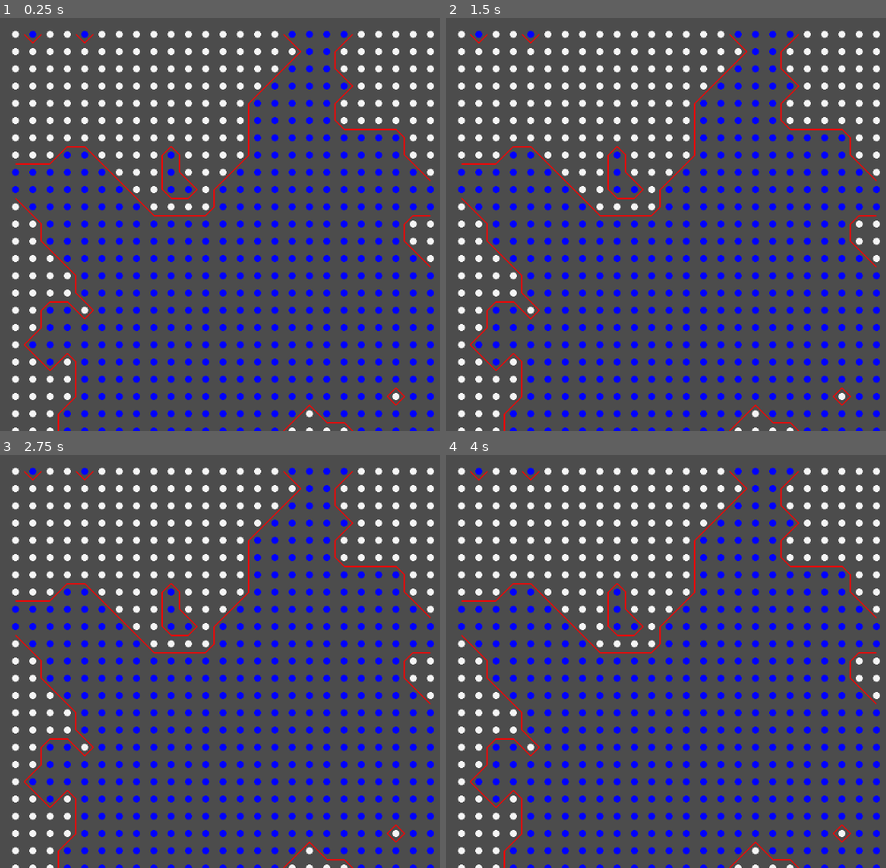
Above: before the commit, frames 1-4 (two rows, left to right).
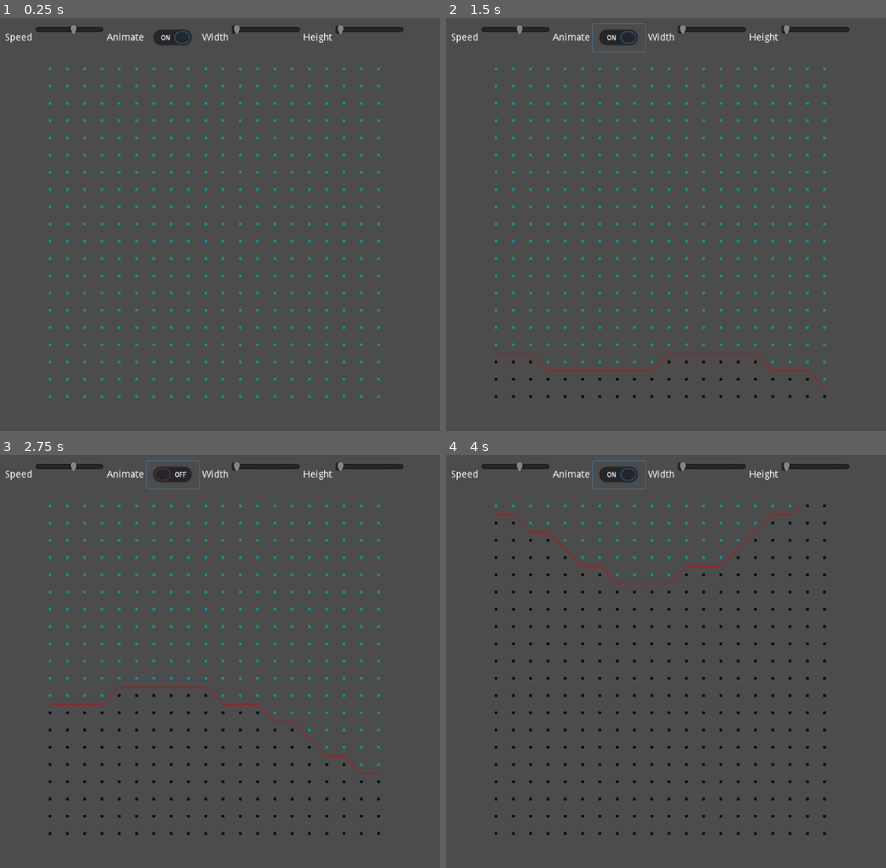
Above: after the commit, the same moments.

Repository: NathanaelMangold/Godot-Marching-Squares
Game: Godot game, scene res://scenes/MarchingSquares.tscn
Two runs of this game, one before a commit and one after it. Both use one fixed random seed, a clock stepped at 60 frames per second and the inputs below.
Inputs (mouse positions are in pixels of both pictures, inside the frame that each line leads up to):
- Up to frame 1 (0.25 s): no input
- Up to frame 2 (1.5 s): click (617, 38) at 0.52 s; click (617, 38) at 1.27 s
- Up to frame 3 (2.75 s): click (171, 475) at 2.02 s
- Up to frame 4 (4 s): tap Enter at 2.75 s

The runs differ from the first frame. In frame 1, 17% of the frame differs, in the area x 1-99%, y 1-100%; in frame 2, 17%; in frame 3, 17%; in frame 4, 17%.

Commit message:
Added UI and cleaned up code

Diff:
--- a/Marching Squares/scenes/MarchingSquares.tscn
+++ b/Marching Squares/scenes/MarchingSquares.tscn
@@ -1,14 +1,138 @@
-[gd_scene load_steps=2 format=2]
+[gd_scene load_steps=3 format=2]
 
 [ext_resource path="res://scripts/MarchingSquares.gd" type="Script" id=1]
+[ext_resource path="res://scripts/MarchingSquareController.gd" type="Script" id=2]
 
 [node name="Root" type="Node2D"]
 script = ExtResource( 1 )
-sizeX = 25
-sizeY = 25
-gridScale = 25
-offsetX = 25
-offsetY = 25
+dotColorFilled = Color( 0, 0.0705882, 0.0980392, 1 )
+dotColorEmpty = Color( 0.0392157, 0.576471, 0.588235, 1 )
+lineColor = Color( 0.607843, 0.133333, 0.14902, 1 )
 
 [node name="Camera2D" type="Camera2D" parent="."]
 position = Vector2( 512, 300 )
+
+[node name="OffsetMoveTimer" type="Timer" parent="."]
+wait_time = 0.1
+
+[node name="MarginContainer" type="MarginContainer" parent="."]
+anchor_right = 1.0
+margin_left = 10.0
+margin_top = 10.0
+margin_right = 10.0
+margin_bottom = 10.0
+__meta__ = {
+"_edit_use_anchors_": false
+}
+
+[node name="UIControlPanel" type="Panel" parent="MarginContainer"]
+margin_right = 577.0
+margin_bottom = 40.0
+script = ExtResource( 2 )
+__meta__ = {
+"_edit_use_anchors_": false
+}
+
+[node name="ControlContainer" type="HBoxContainer" parent="MarginContainer/UIControlPanel"]
+anchor_bottom = 0.5
+alignment = 1
+__meta__ = {
+"_edit_use_anchors_": false
+}
+
+[node name="Speed" type="HBoxContainer" parent="MarginContainer/UIControlPanel/ControlContainer"]
+margin_right = 143.0
+margin_bottom = 40.0
+size_flags_horizontal = 3
+alignment = 1
+
+[node name="SpeedLabel" type="Label" parent="MarginContainer/UIControlPanel/ControlContainer/Speed"]
+margin_top = 13.0
+margin_right = 39.0
+margin_bottom = 27.0
+text = "Speed"
+
+[node name="SpeedSlider" type="HSlider" parent="MarginContainer/UIControlPanel/ControlContainer/Speed"]
+margin_left = 43.0
+margin_right = 143.0
+margin_bottom = 16.0
+rect_min_size = Vector2( 100, 0 )
+min_value = 0.01
+max_value = 0.2
+step = 0.01
+value = 0.12
+__meta__ = {
+"_edit_use_anchors_": false
+}
+
+[node name="Animate" type="HBoxContainer" parent="MarginContainer/UIControlPanel/ControlContainer"]
+margin_left = 147.0
+margin_right = 281.0
+margin_bottom = 40.0
+size_flags_horizontal = 3
+
+[node name="AnimateLabel" type="Label" parent="MarginContainer/UIControlPanel/ControlContainer/Animate"]
+margin_top = 13.0
+margin_right = 54.0
+margin_bottom = 27.0
+text = "Animate"
+
+[node name="AnimateCheckButton" type="CheckButton" parent="MarginContainer/UIControlPanel/ControlContainer/Animate"]
+margin_left = 58.0
+margin_right = 134.0
+margin_bottom = 40.0
+pressed = true
+
+[node name="SizeX" type="HBoxContainer" parent="MarginContainer/UIControlPanel/ControlContainer"]
+margin_left = 285.0
+margin_right = 427.0
+margin_bottom = 40.0
+size_flags_horizontal = 3
+
+[node name="SizeXLabel" type="Label" parent="MarginContainer/UIControlPanel/ControlContainer/SizeX"]
+margin_top = 13.0
+margin_right = 38.0
+margin_bottom = 27.0
+text = "Width"
+
+[node name="SizeXSlider" type="HSlider" parent="MarginContainer/UIControlPanel/ControlContainer/SizeX"]
+margin_left = 42.0
+margin_right = 142.0
+margin_bottom = 16.0
+rect_min_size = Vector2( 100, 0 )
+min_value = 10.0
+max_value = 70.0
+value = 10.0
+__meta__ = {
+"_edit_use_anchors_": false
+}
+
+[node name="SizeY" type="HBoxContainer" parent="MarginContainer/UIControlPanel/ControlContainer"]
+margin_left = 431.0
+margin_right = 577.0
+margin_bottom = 40.0
+size_flags_horizontal = 3
+
+[node name="SizeYLabel" type="Label" parent="MarginContainer/UIControlPanel/ControlContainer/SizeY"]
+margin_top = 13.0
+margin_right = 42.0
+margin_bottom = 27.0
+text = "Height"
+
+[node name="SizeYSlider" type="HSlider" parent="MarginContainer/UIControlPanel/ControlContainer/SizeY"]
+margin_left = 46.0
+margin_right = 146.0
+margin_bottom = 16.0
+rect_min_size = Vector2( 100, 0 )
+min_value = 10.0
+max_value = 38.0
+value = 10.0
+__meta__ = {
+"_edit_use_anchors_": false
+}
+
+[connection signal="timeout" from="OffsetMoveTimer" to="MarginContainer/UIControlPanel" method="_on_OffsetMoveTimer_timeout"]
+[connection signal="value_changed" from="MarginContainer/UIControlPanel/ControlContainer/Speed/SpeedSlider" to="MarginContainer/UIControlPanel" method="_on_SpeedSlider_value_changed"]
+[connection signal="toggled" from="MarginContainer/UIControlPanel/ControlContainer/Animate/AnimateCheckButton" to="MarginContainer/UIControlPanel" method="_on_AnimateCheckButton_toggled"]
+[connection signal="value_changed" from="MarginContainer/UIControlPanel/ControlContainer/SizeX/SizeXSlider" to="MarginContainer/UIControlPanel" method="_on_SizeXSlider_value_changed"]
+[connection signal="value_changed" from="MarginContainer/UIControlPanel/ControlContainer/SizeY/SizeYSlider" to="MarginContainer/UIControlPanel" method="_on_SizeYSlider_value_changed"]
--- /dev/null
+++ b/Marching Squares/scripts/MarchingSquareController.gd
@@ -0,0 +1,34 @@
+extends Panel
+
+onready var offsetMoveTimer :Timer = get_parent().get_parent().get_node("OffsetMoveTimer")
+onready var marchingSquare = get_parent().get_parent()
+var offsetMoveTimerIsRunning :bool = true
+
+func _ready():
+	offsetMoveTimer.start()
+
+func incrementNoiseOffset() -> void:
+	marchingSquare.noiseOffsetVector += Vector2(1, 1)
+
+func _on_OffsetMoveTimer_timeout() -> void:
+	incrementNoiseOffset()
+	marchingSquare.updateValues()
+
+func _on_SpeedSlider_value_changed(value) -> void:
+	offsetMoveTimer.wait_time = clamp(value, 0, 1)
+
+	if (offsetMoveTimerIsRunning):
+		offsetMoveTimer.start()
+
+func _on_AnimateCheckButton_toggled(button_pressed) -> void:
+	offsetMoveTimerIsRunning = button_pressed
+	if (offsetMoveTimerIsRunning):
+		offsetMoveTimer.start()
+	else:
+		offsetMoveTimer.stop()
+
+func _on_SizeXSlider_value_changed(value) -> void:
+	marchingSquare.sizeX = int(clamp(value, 4, 200))
+
+func _on_SizeYSlider_value_changed(value) -> void:
+	marchingSquare.sizeY = int(clamp(value, 4, 200))
--- a/Marching Squares/scripts/MarchingSquares.gd
+++ b/Marching Squares/scripts/MarchingSquares.gd
@@ -1,17 +1,33 @@
 extends Node2D
 
-export var sizeX :int #Width
-export var sizeY :int #Height
-export var gridScale :int
+var sizeX :int = 20 	#Width
+var sizeY :int = 20 	#Height
+var gridScale :int = 25
 
-export var offsetX :int
-export var offsetY :int
-var offsetVector :Vector2
+var dotSize :float = 2.5
+var gridOffsetVector :Vector2 = Vector2(75, 75)
+
+# Noise function and configuration
 var noise :OpenSimplexNoise
+var noiseOctaves = 4
+var noisePeriod = 20.0
+var noisePersistence = 0.8
+var noiseOffsetVector = Vector2.ZERO
 
+# Colors for displaying
+export var dotColorFilled :Color
+export var dotColorEmpty :Color
+export var lineColor :Color
+
+# Value of each point that the Algorithm checks
 var matrix = []
+
+# All possible configurations for each square with the
+# corresponding connected points
 var configurations = {
-	0000: [],
+	0: [],
+	bin2int("1111"): [],
+
 	# 1 Dot
 	bin2int("0001"): ["e", "h"],
 	bin2int("0010"): ["e", "f"],
@@ -31,81 +47,70 @@
 	bin2int("0111"): ["h", "g"],
 	bin2int("1110"): ["h", "e"],
 	bin2int("1101"): ["e", "f"],
-	bin2int("1011"): ["g", "f"],
-
-	# 4 Dots
-	bin2int("1111"): []
+	bin2int("1011"): ["g", "f"]
 }
 
+func _ready() -> void:
+	# Randomize Godot Seed
+	randomize()
 
+	# Random Noise Function
+	noise = OpenSimplexNoise.new()
+	noise.seed = randi()
 
-func _ready():
-	offsetVector = Vector2(offsetX, offsetY)
-
-	noise = OpenSimplexNoise.new()
-	randomize()
-	noise.seed = randi()
-	noise.octaves = 4
-	noise.period = 20.0
-	noise.persistence = 0.8
-
-	print(configurations)
-
-	createGridWithRandomValues()
+func updateValues() -> void:
+	updateGridValues()
 	update()
 
-func _process(_delta):
-	pass
-
-func createGridWithRandomValues():
+# Updates the values in the grid with the current noise offset to make it "move"
+func updateGridValues() -> void:
 	matrix.clear()
 	matrix = []
 	for x in range(sizeX):
 		matrix.append([])
-		matrix[x].resize(sizeX)
+		matrix[x].resize(sizeY)
 
 		for y in range(sizeY):
-			var noiseValue = noise.get_noise_2d(x, y)
+			var noiseValue = noise.get_noise_2d(x + noiseOffsetVector.x, y + noiseOffsetVector.y)
 			if noiseValue > 0:
 				matrix[x][y] = 1
 			else:
 				matrix[x][y] = 0
 
-func _draw():
+func _draw() -> void:
 	# Dots
-	for x in range(sizeX):
-		for y in range(sizeY):
+	for x in range(matrix.size()):
+		for y in range(matrix[x].size()):
 			if matrix[x][y] == 0:
-				draw_circle(Vector2(x, y) * gridScale + offsetVector, 5, Color.whitesmoke)
+				draw_circle(Vector2(x, y) * gridScale + gridOffsetVector, dotSize, dotColorEmpty)
 			else:
-				draw_circle(Vector2(x, y) * gridScale + offsetVector, 5, Color.blue)
+				draw_circle(Vector2(x, y) * gridScale + gridOffsetVector, dotSize, dotColorFilled)
 
-	# Marching Squares
-	for x in range(0, sizeX - 1):
-		for y in range(0, sizeY - 1):
+	# Marching Squares Algorithm
+	for x in range(0, matrix.size() - 1):
+		for y in range(0, matrix[x].size() -1):
 
-			# Corner Point Values
+			# Corner point values
 			var a = matrix[x]    [y]
 			var b = matrix[x + 1][y]
 			var c = matrix[x + 1][y + 1]
 			var d = matrix[x]	 [y + 1]
 
-			# is filled or empty
+			# If all values are 0 or 1 it can be skipped
 			if(a == b and b == c and c == d):
 				continue
 
-			# Corner Point Positions
-			var aPos = Vector2(x, y) 		* gridScale + offsetVector
-			var bPos = Vector2(x + 1, y)	* gridScale + offsetVector
-			var cPos = Vector2(x + 1, y + 1)* gridScale + offsetVector
-			var dPos = Vector2(x, y + 1)	* gridScale + offsetVector
+			# Corner point positions
+			var aPos = Vector2(x, y) 		* gridScale + gridOffsetVector
+			var bPos = Vector2(x + 1, y)	* gridScale + gridOffsetVector
+			var cPos = Vector2(x + 1, y + 1)* gridScale + gridOffsetVector
+			var dPos = Vector2(x, y + 1)	* gridScale + gridOffsetVector
 
-			# Connection Points
+			# Position of the connection points
 			var e = ((bPos - aPos) / 2) + aPos
 			var f = ((cPos - bPos) / 2) + bPos
 			var g = ((dPos - cPos) / 2) + cPos
 			var h = ((dPos - aPos) / 2) + aPos
-
 
 			var dicPoints = {
 				"e": e,
@@ -114,28 +119,23 @@
 				"h": h
 			}
 
-			# Convert into configuration
+			# Convert values into configuration
 			var configuration :int = a * pow(2,0) + b * pow(2,1) + c * pow(2, 2) + d * pow(2, 3)
 			var pointsToConnect :Array = configurations[configuration]
 
-			#print("Configuration: ", configuration)
-
+			# Draw the lines out of the configurations
 			for i in range(0, pointsToConnect.size(), 2):
 				var pointA = pointsToConnect[i]
 				var pointB = pointsToConnect[i + 1]
 
-				var pointAVec = dicPoints[pointA]
-				var pointBVec = dicPoints[pointB]
+				var pointAPos = dicPoints[pointA]
+				var pointBPos = dicPoints[pointB]
 
-				#print("Connecting Points: ", pointA, "-", pointB)
-				#print("Vectors: ", pointAVec, "-", pointBVec)
+				draw_line(pointAPos, pointBPos, lineColor, 2)
 
-
-				draw_line(pointAVec, pointBVec, Color.red, 2)
-
-
-func bin2int(bin_str):
-	var out = 0
+# Converts a binary string into the corresponding int value
+func bin2int(bin_str) -> int:
+	var out :int = 0
 
 	for c in bin_str:
 		out = (out << 1) + int(c == "1")
Not shown, added: Build/Marching Squares.audio.worklet.js
Not shown, added: Build/Marching Squares.html
Not shown, added: Build/Marching Squares.js
Not shown, added: Build/Marching Squares.pck
Not shown, added: Build/Marching Squares.png
Not shown, added: Build/Marching Squares.wasm
Not shown, added: Build/favicon.png
